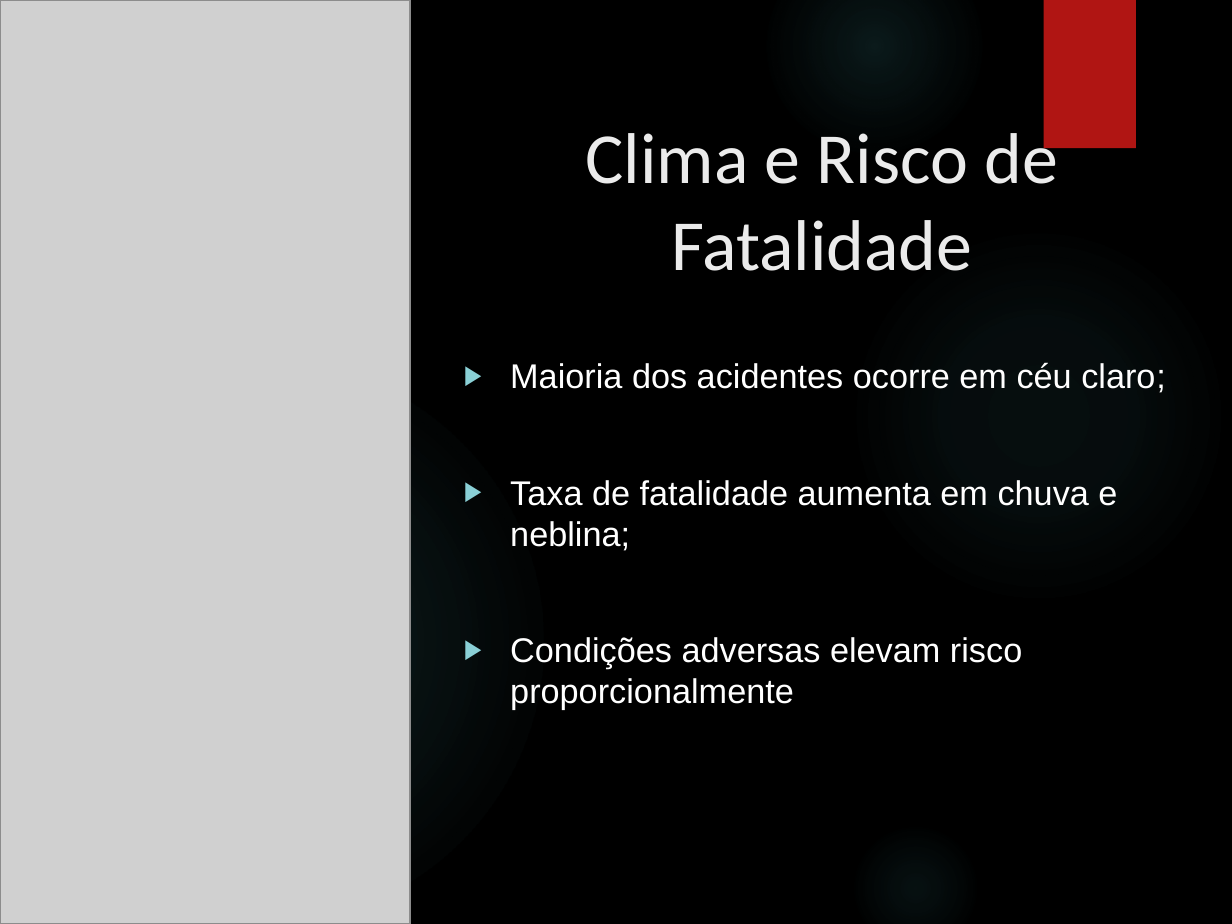
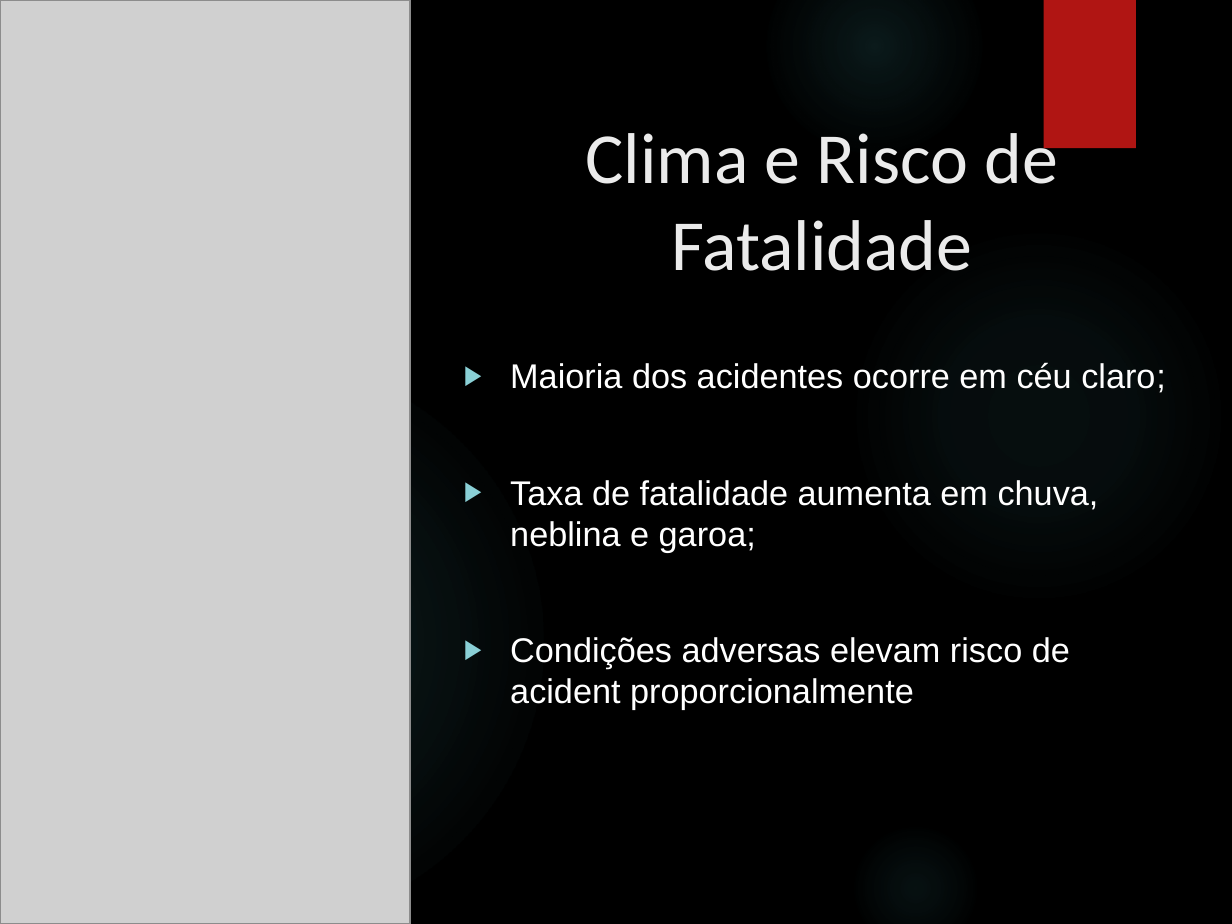
Before and after one commit to carnaubarosario/BI_SafeRoad_2.0, a slide deck: slide 7 of Apresentação BI SafeRoad 2.0.pptx. Drawn at 1232x924 pixels with LibreOffice and Linux fonts; fonts in the diff are those of the drawing; grey boxes stand for pictures; background and template pictures are left out. Boxes give left, top, right and bottom in pixels: in the first picture for what was removed or moved away, otherwise in the second. Text is boxed around its words. In the diff, an @@ line names an element or a change of style, - is before the commit and + after.

```diff
--- a/Apresentação BI SafeRoad 2.0.pptx
+++ b/Apresentação BI SafeRoad 2.0.pptx
@@ text at [510, 480, 1099, 710]: text changed @@
-▶ Taxa de fatalidade aumenta em chuva e neblina;
-▶ Condições adversas elevam risco proporcionalmente
+▶ Taxa de fatalidade aumenta em chuva, neblina e garoa;
+▶ Condições adversas elevam risco de acident proporcionalmente
```
Also in this commit, not shown: 5 other slides changed.
